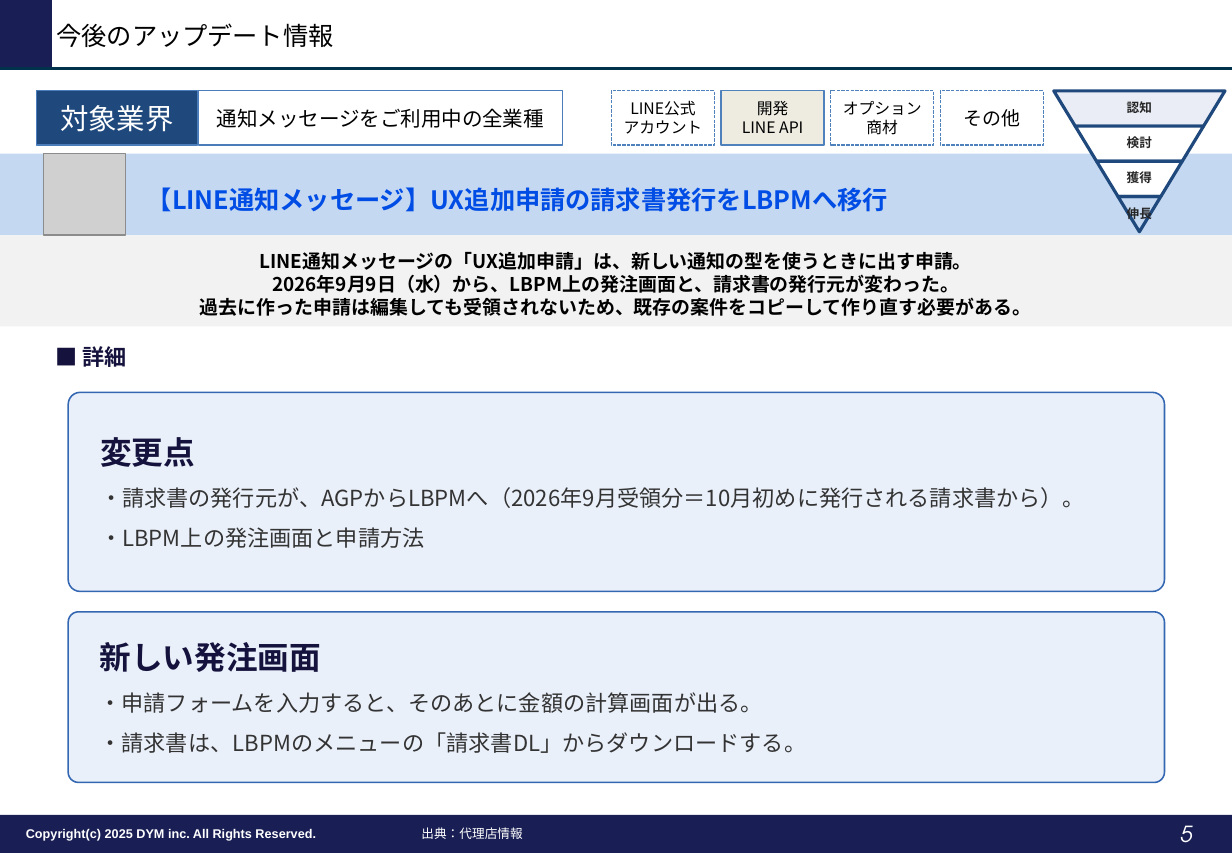
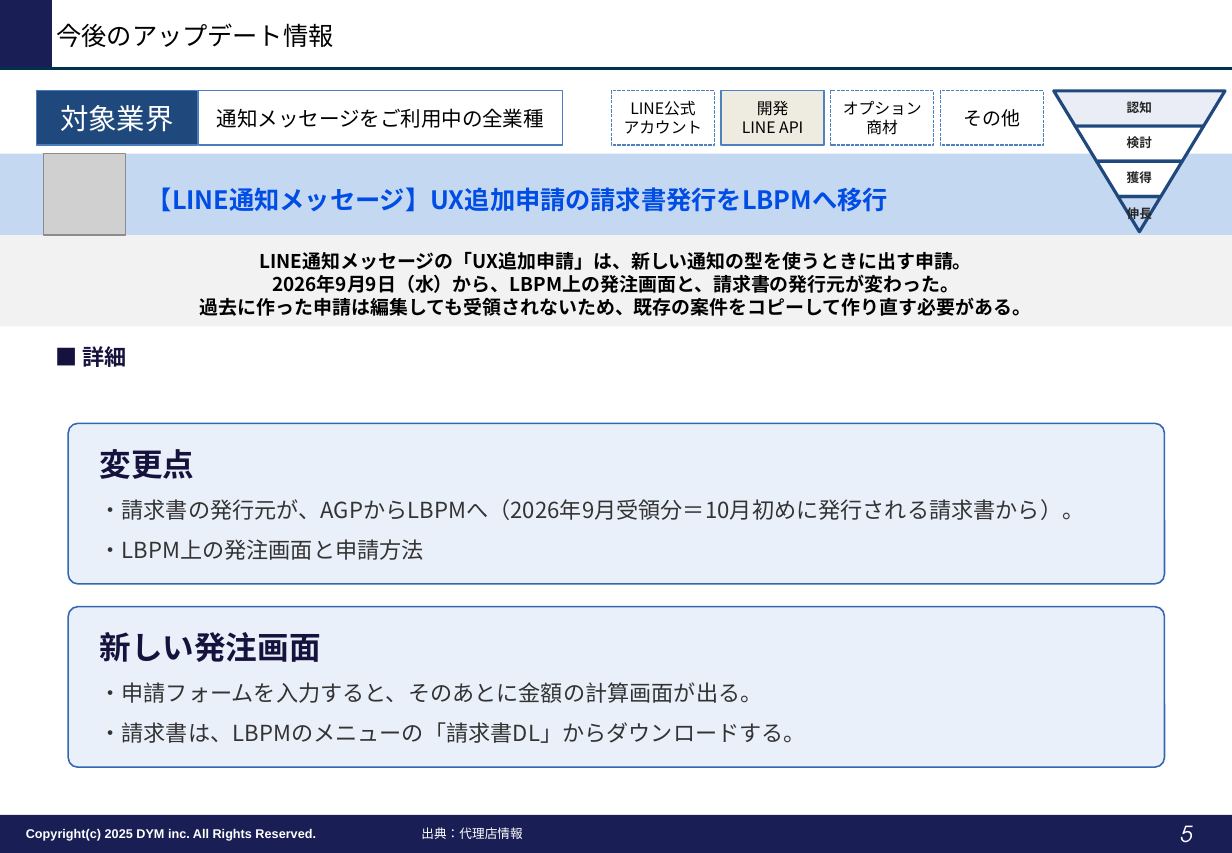
Before and after one commit to tonomura-r-dev/folder, a slide deck: slide 5 of LINEOA媒体最新情報_2026年10月トレンドレポート.pptx. Drawn at 1232x853 pixels with LibreOffice and Linux fonts; fonts in the diff are those of the drawing; grey boxes stand for pictures; background and template pictures are left out. Boxes give left, top, right and bottom in pixels: in the first picture for what was removed or moved away, otherwise in the second. Text is boxed around its words. In the diff, an @@ line names an element or a change of style, - is before the commit and + after.

```diff
--- a/LINEOA媒体最新情報_2026年10月トレンドレポート.pptx
+++ b/LINEOA媒体最新情報_2026年10月トレンドレポート.pptx
@@ rounded rectangle "変更点" resized from (x1=68, y1=392, x2=1165, y2=592) to (x1=68, y1=423, x2=1165, y2=584) @@
@@ rounded rectangle "新しい発注画面" resized from (x1=68, y1=612, x2=1165, y2=783) to (x1=68, y1=606, x2=1165, y2=767) @@
```
Also in this commit, not shown: 4 other slides changed, 1 other file.
